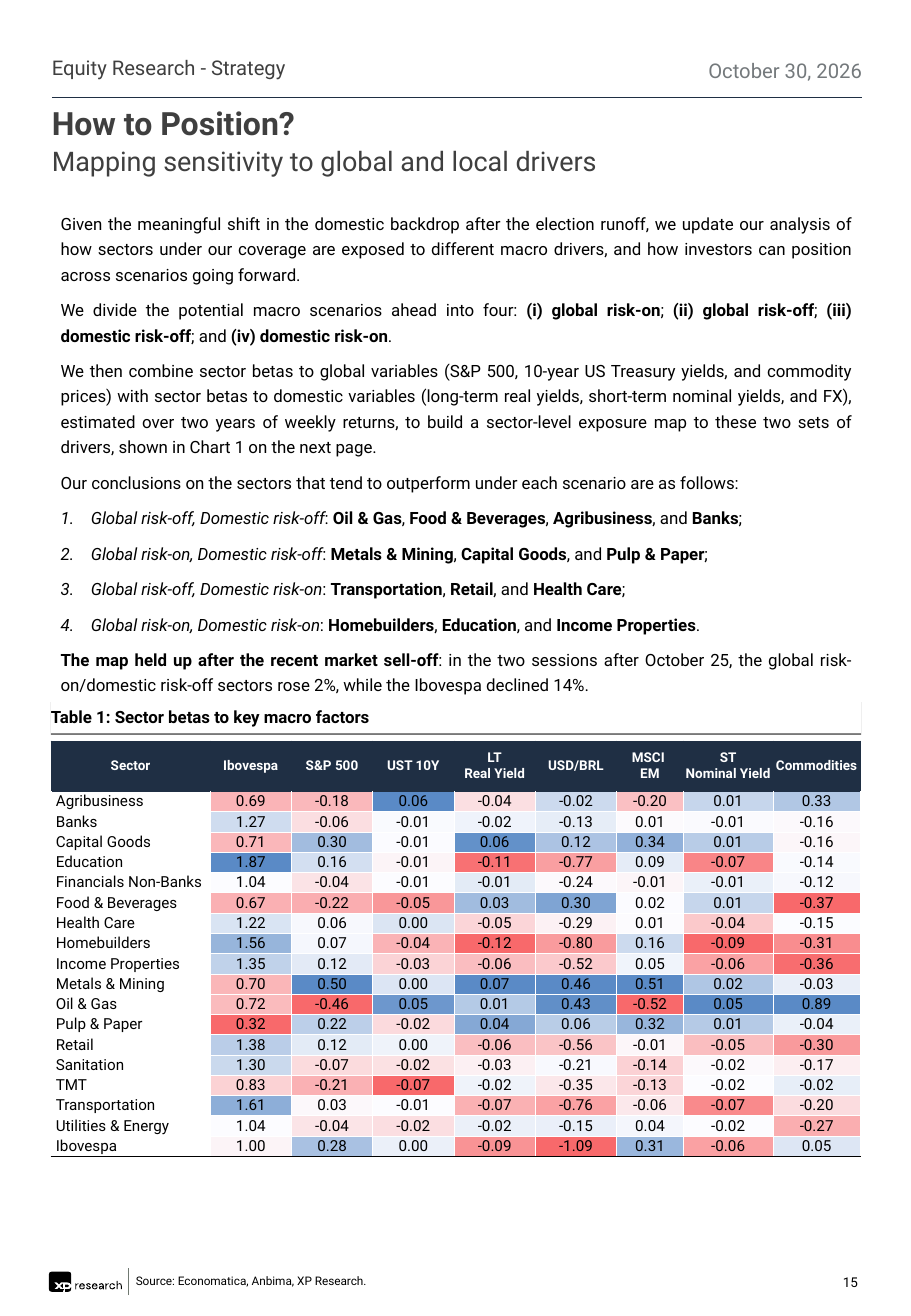
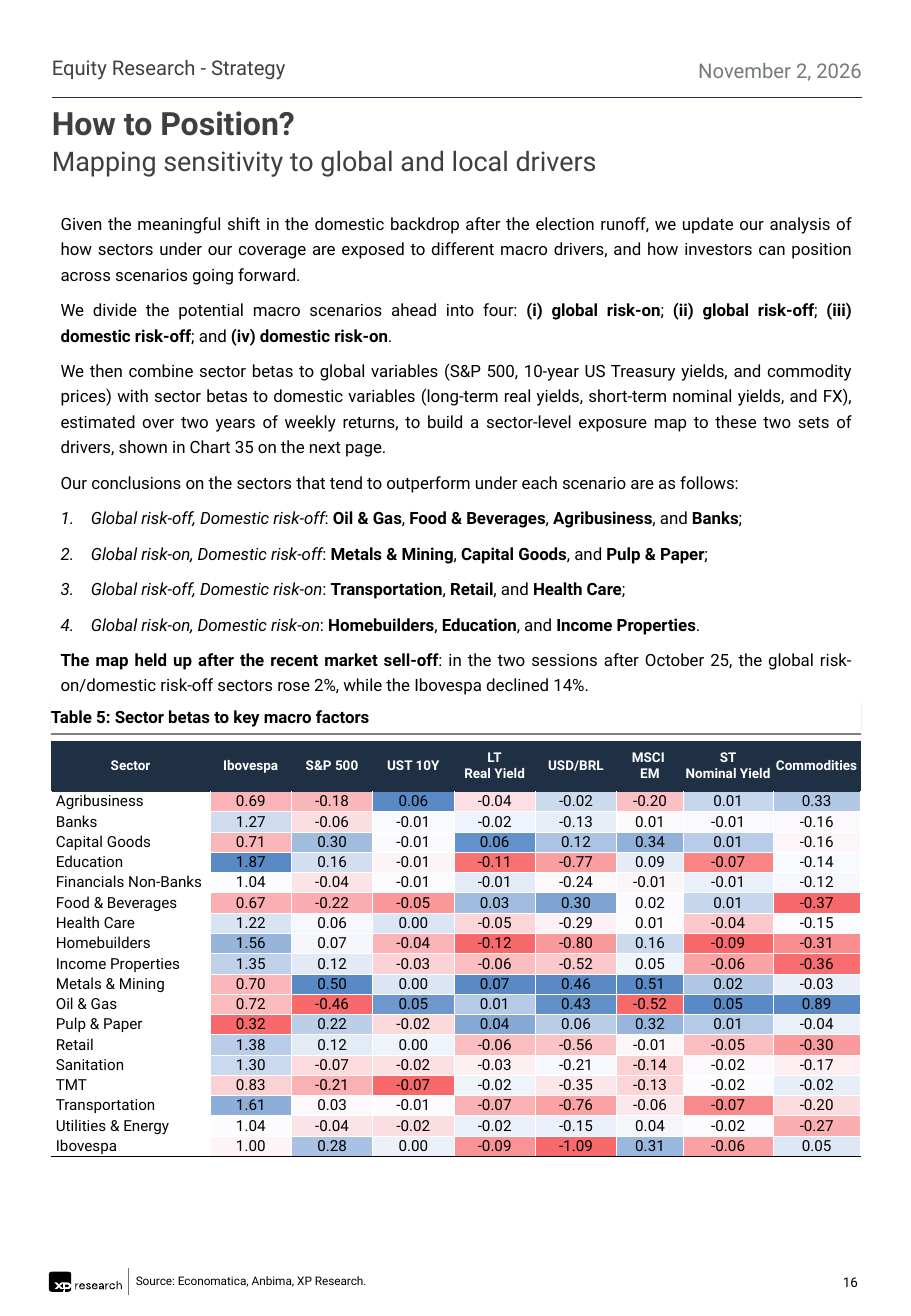
Before and after one commit to CaioLSouza/xp-ray-nov26, a slide deck: slide 16 of XP Ray Nov-26 - draft EN.pptx (slide 15 before the commit). Drawn at 911x1316 pixels with LibreOffice and Linux fonts; fonts in the diff are those of the drawing. Boxes give left, top, right and bottom in pixels: in the first picture for what was removed or moved away, otherwise in the second. Text is boxed around its words. In the diff, an @@ line names an element or a change of style, - is before the commit and + after.

```diff
--- a/XP Ray Nov-26 - draft EN.pptx
+++ b/XP Ray Nov-26 - draft EN.pptx
@@ text at [698, 63, 861, 81]: text changed @@
-October 30, 2026
+November 2, 2026
@@ text at [61, 364, 852, 457]: text changed @@
-We then combine sector betas to global variables (S&P 500, 10-year US Treasury yields, and commodity prices) with sector betas to domestic variables (long-term real yields, short-term nominal yields, and FX), estimated over two years of weekly returns, to build a sector-level exposure map to these two sets of drivers, shown in Chart 1 on the next page.
+We then combine sector betas to global variables (S&P 500, 10-year US Treasury yields, and commodity prices) with sector betas to domestic variables (long-term real yields, short-term nominal yields, and FX), estimated over two years of weekly returns, to build a sector-level exposure map to these two sets of drivers, shown in Chart 35 on the next page.
@@ text in rectangle at [51, 710, 370, 727]: text changed @@
-Table 1: Sector betas to key macro factors
+Table 5: Sector betas to key macro factors
@@ page number at [843, 1277, 858, 1287]: text changed @@
-15
+16
```
Also in this commit, not shown: 17 other slides changed, 19 slides added, 1 slide removed, 1 other file.
